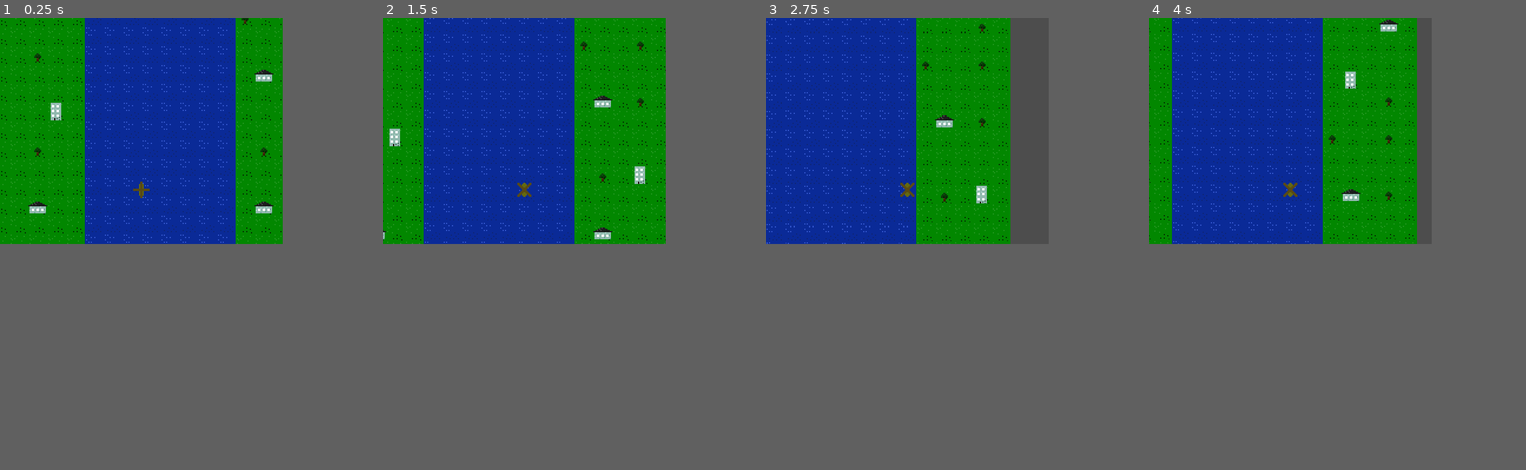
Above: before the commit, frames 1-4 (left to right).
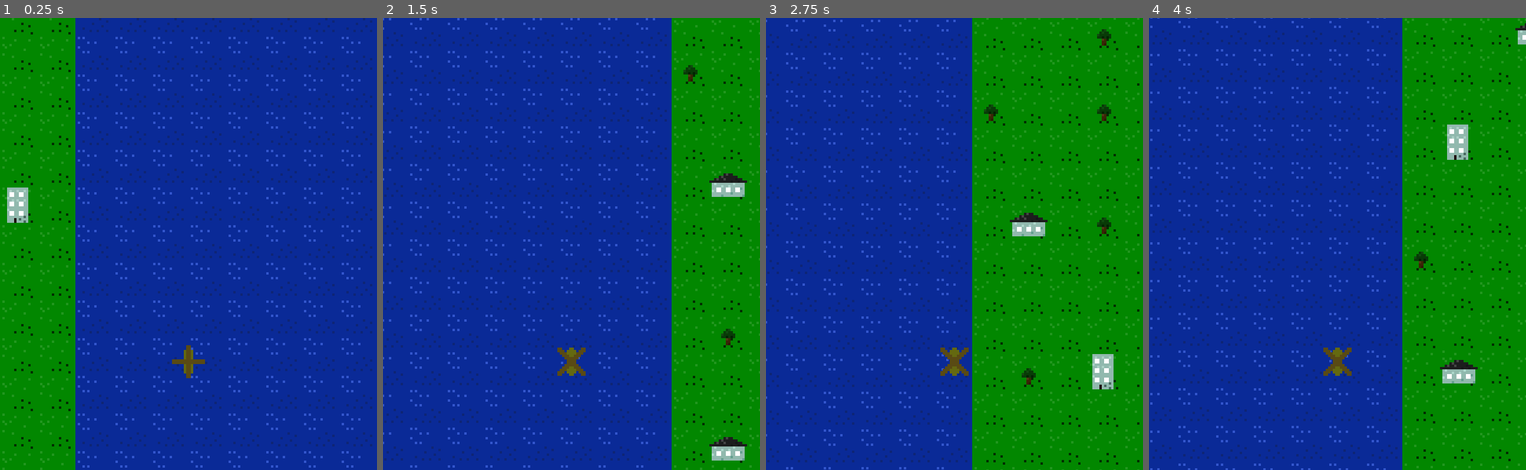
Above: after the commit, the same moments.

Repository: JulioEvencio/river-raid-jam
Game: Godot game, scene res://scenes/level.tscn
Same seed, same stepped clock (60 frames per second), same inputs: the game is played once before the commit and once after it.
Inputs:
- Up to frame 1 (0.25 s): no input
- Up to frame 2 (1.5 s): hold Right (move_right) 0.53-1.28 s; hold Down (move_down) from 1.28 s (still down)
- Up to frame 3 (2.75 s): release Down (move_down) at 2.03 s; hold Right (move_right) from 2.03 s (still down)
- Up to frame 4 (4 s): release Right (move_right) at 2.78 s; hold Up (move_up) 2.78-3.53 s; hold Left (move_left) from 3.53 s (still down)
In our replay, the window is 480x384 before the commit and 640x768 after it. These sizes can differ from the game's own. Grey fills any space a smaller window leaves; there, only what the larger window draws over its background counts as a difference.

The runs differ from the first frame. In frame 1, 25% of the frame differs, in the area x 0-99%, y 0-100%; in frame 2, 46%; in frame 3, 46%; in frame 4, 49%, in the area x 0-100%, y 0-100%.

Commit message:
update: window size and camera zoom

Diff:
--- a/River Raid Jam/project.godot
+++ b/River Raid Jam/project.godot
@@ -17,10 +17,9 @@
 
 [display]
 
-window/size/viewport_width=480
+window/size/viewport_width=320
 window/size/viewport_height=384
 window/stretch/mode="canvas_items"
-window/stretch/scale=2.0
 
 [input]
 
--- a/River Raid Jam/scenes/player.tscn
+++ b/River Raid Jam/scenes/player.tscn
@@ -48,9 +48,6 @@
 collision_layer = 4
 script = ExtResource("1_h7tpe")
 
-[node name="Camera2D" type="Camera2D" parent="."]
-offset = Vector2(0, -50)
-
 [node name="Sprite2D" type="Sprite2D" parent="."]
 texture = ExtResource("1_bueuj")
 hframes = 2
@@ -63,3 +60,7 @@
 
 [node name="CollisionShape2D" type="CollisionShape2D" parent="."]
 shape = SubResource("RectangleShape2D_susr1")
+
+[node name="Camera2D" type="Camera2D" parent="."]
+offset = Vector2(0, -50)
+zoom = Vector2(2, 2)
